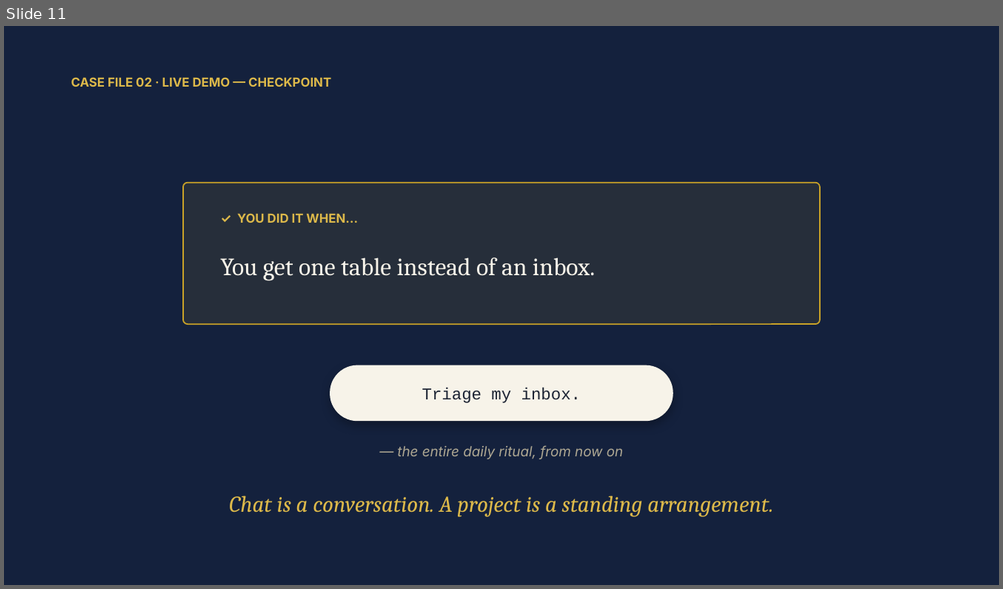
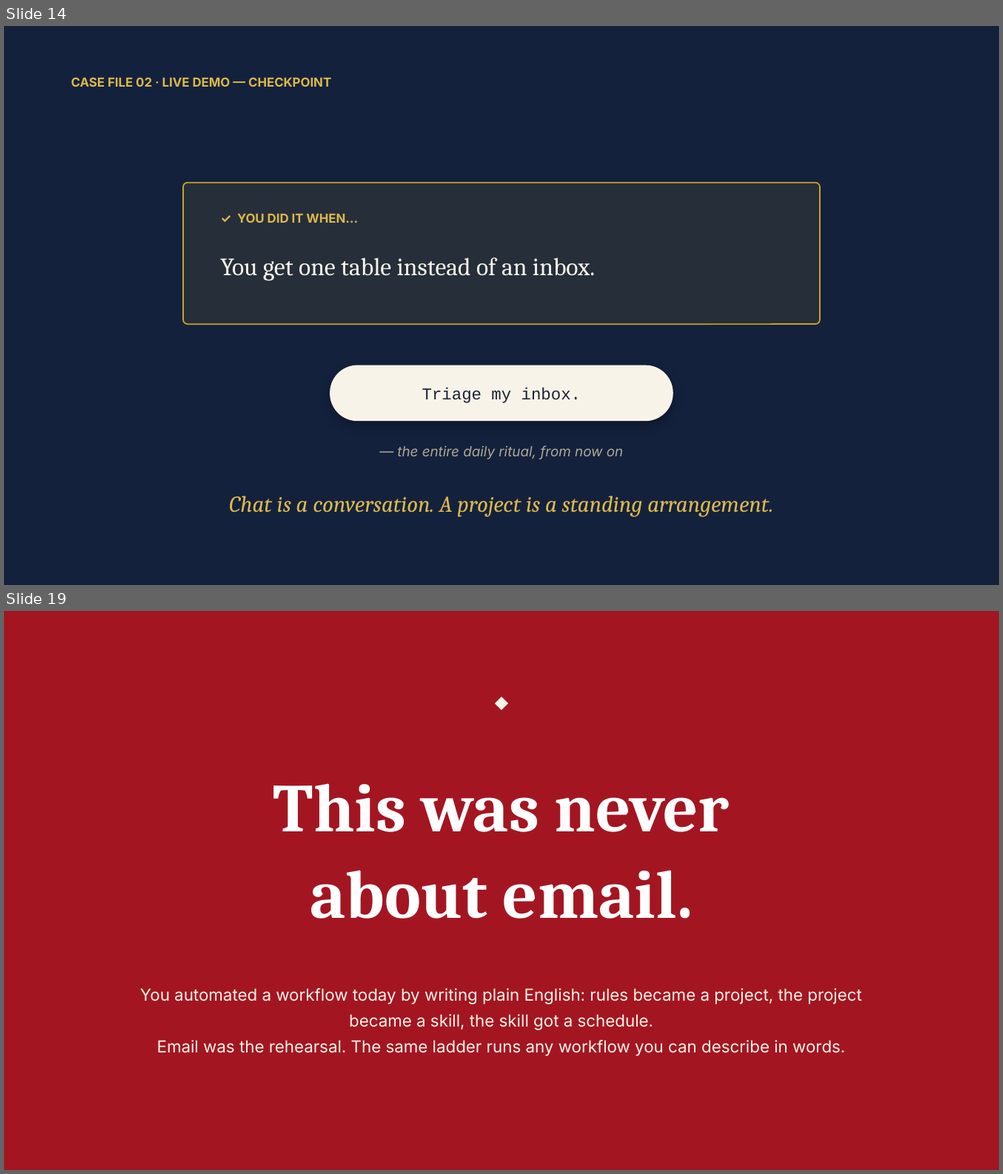
Before and after one commit to denisekgosnell/Donna, a slide deck: assets/build-your-own-donna.pptx. Shown one above the other, each under a label of ours: slide 11 before the commit, slides 14 and 19 after it; the slides between them are not shown. The pictures are 1003x589 and 1003x1174 pixels, drawn with LibreOffice and Linux fonts; fonts in the diff are those of the drawing. Boxes give left, top, right and bottom in pixels: in the first picture for what was removed or moved away, otherwise in the second. Text is boxed around its words. In the diff, an @@ line names an element or a change of style, - is before the commit and + after.

```diff
--- a/assets/build-your-own-donna.pptx
+++ b/assets/build-your-own-donna.pptx
@@ slide 19 added at [4,611,999,1170], background #A31621 @@
@@ diamond added at [495,697,509,710], fill #F7F3E9 @@
@@ text added at [273,783,729,919], 66 pt, text #FFFFFF, bold @@
+This was never
+about email.
@@ text added at [140,988,862,1056], 16 pt, text #F7F3E9 @@
+You automated a workflow today by writing plain English: rules became a project, the project became a skill, the skill got a schedule.
+Email was the rehearsal. The same ladder runs any workflow you can describe in words.
@@ what was slide 11 is now slide 14 @@
```
Also in this commit, not shown: 11 slides changed, 5 other slides added, 10 other files.
